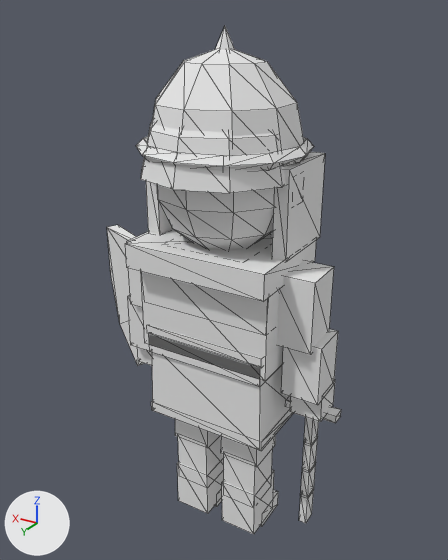
A saved change to the glTF model sample_project/assets/3d/units/franks/swordsman.glb.
Rendered twice from a 50 mm lens placed at (-1.061, 1.775, 1.964), pointed at (0.048, -0.075, 1.039). Arrows for +X, +Y and +Z are at lower left; the lights stay in place. The picture after the commit comes second. Mesh edges are drawn as thin lines. Vertices at exactly the same position are counted once.

Names of what the first picture shows: 'Body'.
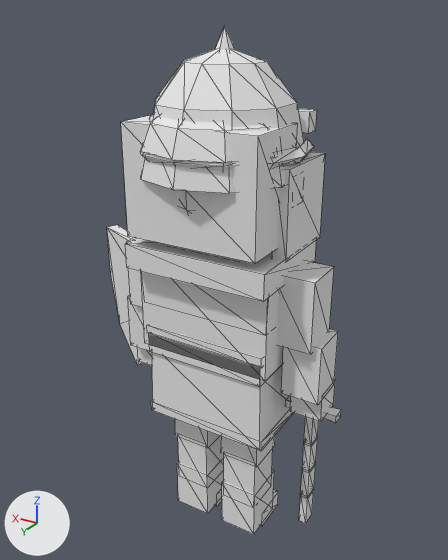
The newer file is also rescaled (x1.01) as a whole; pictures and numbers use the older file's frame.

Where the change shows, as pixel boxes [x1, y1, x2, y2] in the pictures (448 x 560 px):
```json
{"part": 1, "of": "me_body", "change": "added", "after": [121, 115, 298, 264]}
{"part": 2, "of": "me_body", "change": "added", "after": [141, 115, 270, 163]}
{"part": 3, "of": "me_body", "change": "added", "after": [298, 108, 317, 133]}
```

Edits to the scene script, one JSON object a line:
```json
{"block": "me_body", "where": "# used by ob_body; location = (0.0, 0.0, 0.0)"}
{"op": "remove", "block": "me_body", "code": "me_body.from_pydata(...)  # 529 vertices, 870 faces; spans x -0.45..0.68, y -0.29..0.3, z 0.0..1.93"}
{"op": "add", "block": "me_body", "code": "me_body.from_pydata(...)  # 576 vertices, 952 faces; spans x -0.45..0.68, y -0.29..0.3, z 0.0..1.93"}
{"block": "me_body", "change": "me_body part 1: a new loose piece, a box spanning x -0.25..0.25, y -0.03..0.23, z 1.27..1.65, in mat_pe_unitpalette (white #e7e7e7)"}
{"block": "me_body", "change": "me_body part 2: the loose piece of 31 vertices spanning x -0.27..0.27, y -0.26..0.3, z 1.48..1.78 is copied, and the copy is scaled about its middle by (0.929, 0.893, 0.567), then moved by (0.0, 0.03, 0.03); it spans x -0.25..0.25, y -0.2..0.3, z 1.57..1.74"}
{"block": "me_body", "change": "me_body part 3: a new loose piece, a box spanning x -0.22..0.22, y -0.235..-0.175, z 1.595..1.665, in mat_pe_unitpalette (white #e7e7e7)"}
{"block": "me_body", "change": "other edits to the shape of me_body do not show in these pictures"}
```
